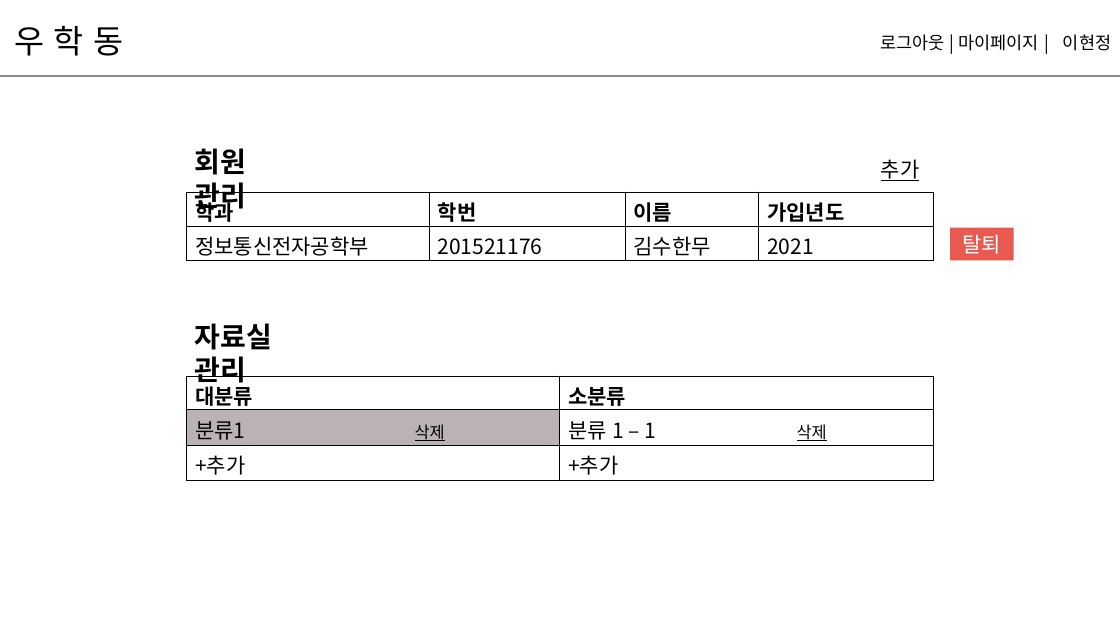
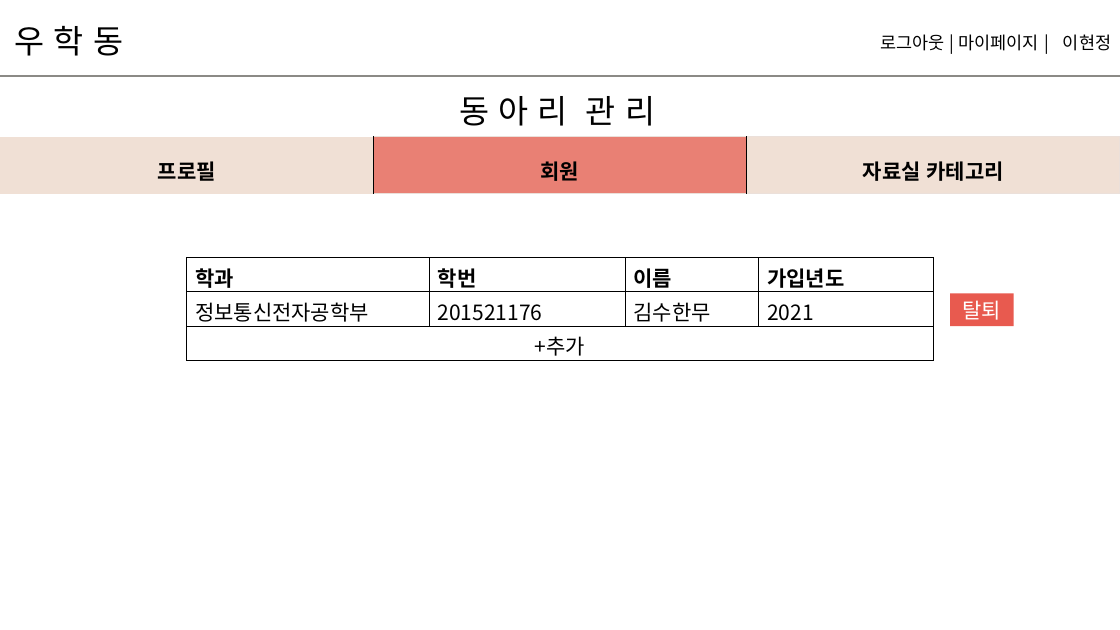
Before and after one commit to hyunniesss/ToyProject, a slide deck: slide 24 of document/와이어프레임/우학동_와이어프레임.pptx (slide 25 before the commit). Drawn at 1120x630 pixels with LibreOffice and Linux fonts; fonts in the diff are those of the drawing. Boxes give left, top, right and bottom in pixels: in the first picture for what was removed or moved away, otherwise in the second. Text is boxed around its words. In the diff, an @@ line names an element or a change of style, - is before the commit and + after.

```diff
--- a/document/와이어프레임/우학동_와이어프레임.pptx
+++ b/document/와이어프레임/우학동_와이어프레임.pptx
@@ text added at bbox=[459, 96, 655, 126], 28 pt, text #000000 @@
+동 아 리 관 리
@@ table added at bbox=[0, 137, 1119, 194], 1 rows, 3 columns @@
+프로필 | 회원 | 자료실 카테고리
@@ text removed at bbox=[195, 148, 247, 214] @@
-회원 관리
@@ text removed at bbox=[881, 159, 920, 181] @@
-추가
@@ table at bbox=[187, 258, 933, 360] @@
+row 3: +추가 |  |  | 
@@ table: place and size @@
-table at bbox=[187, 192, 933, 260]
+table at bbox=[187, 258, 933, 360]
@@ rectangle "탈퇴": place and size @@
-rectangle "탈퇴" at bbox=[950, 228, 1014, 260]
+rectangle "탈퇴" at bbox=[950, 293, 1014, 326]
@@ text removed at bbox=[195, 323, 272, 388] @@
-자료실 관리
@@ table removed at bbox=[187, 376, 933, 481], 3 rows, 2 columns @@
-대분류 | 소분류
-분류1 삭제 | 분류 1 – 1 삭제
-+추가 | +추가
```
Also in this commit, not shown: 7 other slides changed, 2 slides added.
